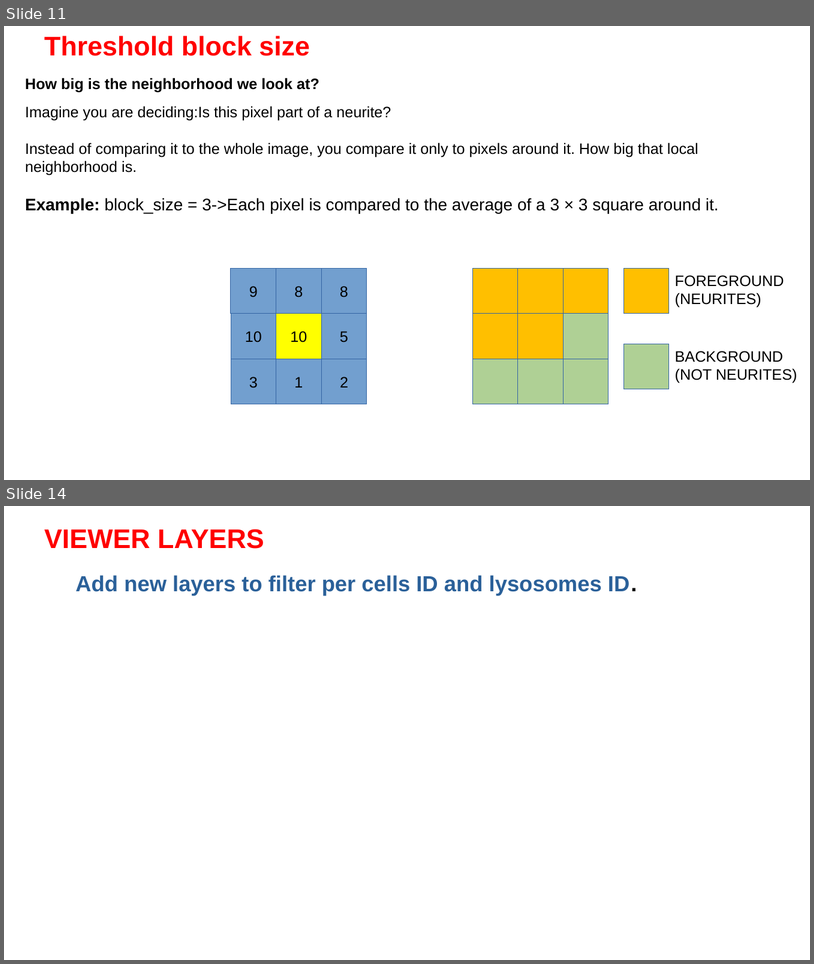
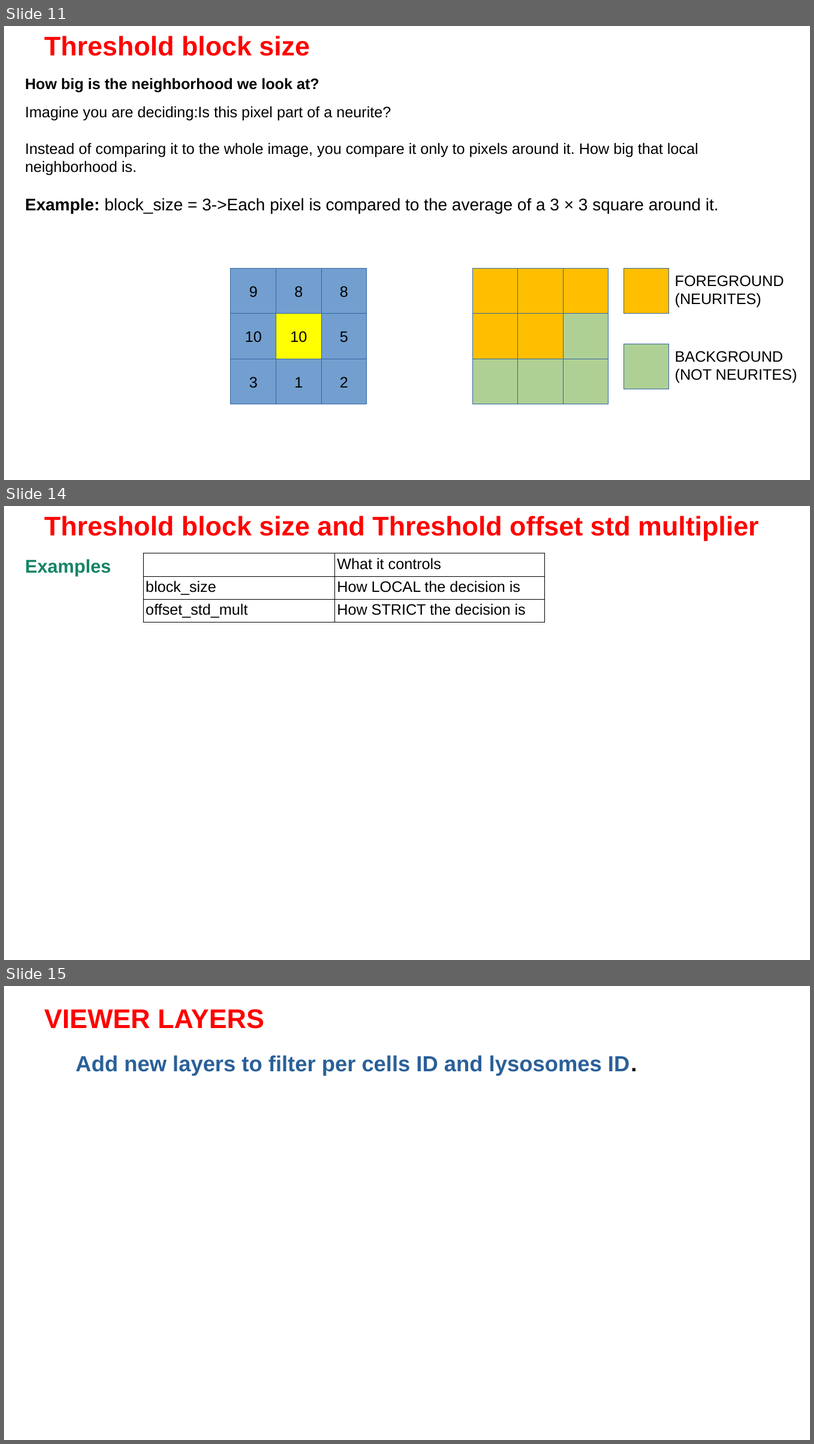
Before and after one commit to Nahuel88Ar/Lysosomes, a slide deck: UPDATE 19-2.pptx. Shown one above the other, each under a label of ours: slides 11 and 14 before the commit, slides 11, 14 and 15 after it; the slides between them are not shown. The pictures are 814x964 and 814x1444 pixels, drawn with LibreOffice and Linux fonts; fonts in the diff are those of the drawing; background and template pictures are left out. Boxes give left, top, right and bottom in pixels: in the first picture for what was removed or moved away, otherwise in the second. Text is boxed around its words. In the diff, an @@ line names an element or a change of style, - is before the commit and + after.

```diff
--- a/UPDATE 19-2.pptx
+++ b/UPDATE 19-2.pptx
@@ slide 14 added at [4, 506, 810, 960], background picture (left out) @@
@@ title added at [44, 516, 759, 541], 32 pt, text #FF0000, bold @@
+Threshold block size and Threshold offset std multiplier
@@ text added at [25, 559, 111, 576], 22 pt, text #158466, bold @@
+Examples
@@ table added at [143, 553, 545, 622], 3 rows, 2 columns @@
+ | What it controls
+block_size | How LOCAL the decision is
+offset_std_mult | How STRICT the decision is
@@ what was slide 14 is now slide 15 @@
```
Also in this commit, not shown: 4 slides changed, 2 other files.
